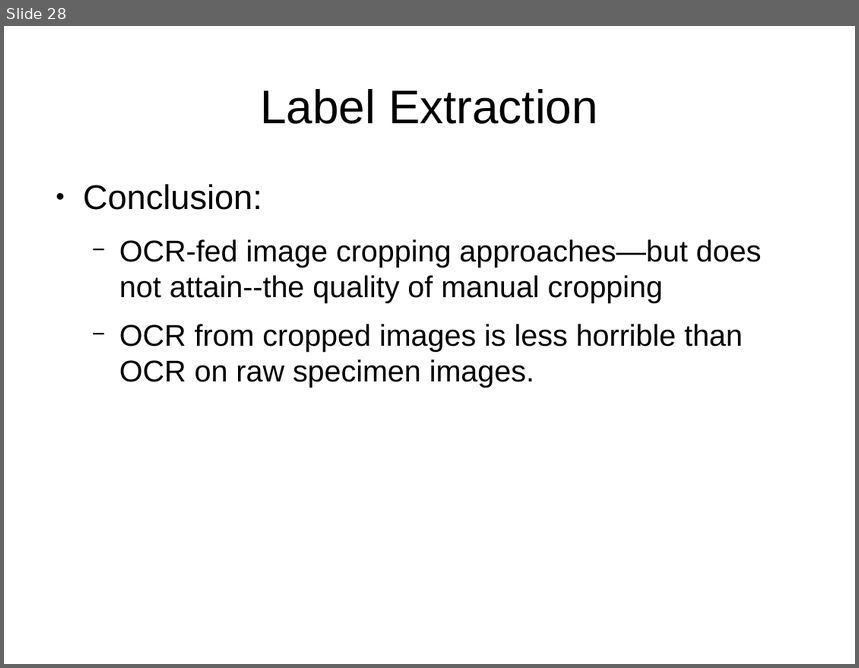
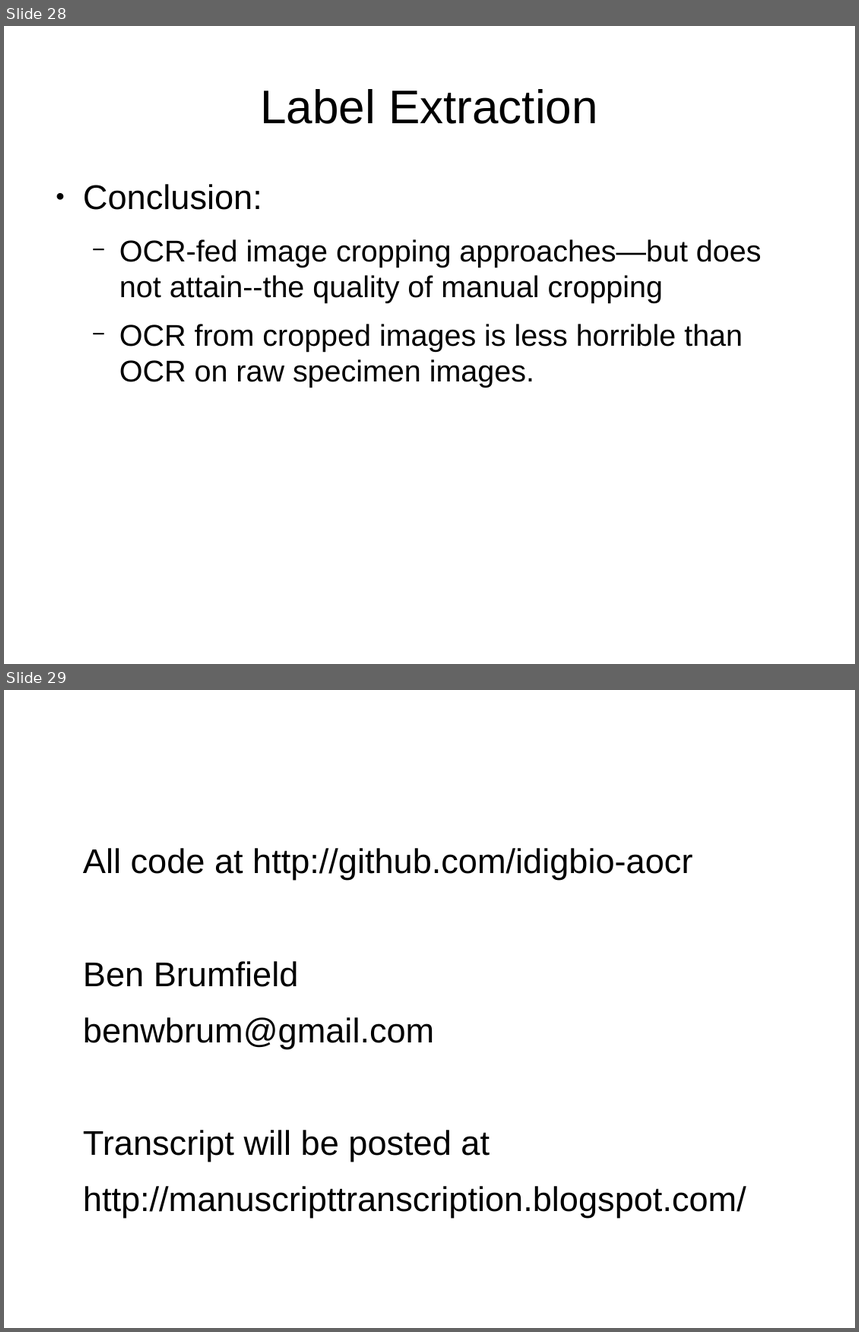
Before and after one commit to idigbio-aocr/LabelExtraction, a slide deck: HackathonPresentation.odp. Shown one above the other, each under a label of ours: slide 28 before the commit, slides 28 and 29 after it. The pictures are 859x668 and 859x1332 pixels, drawn with LibreOffice and Linux fonts; fonts in the diff are those of the drawing. Boxes give left, top, right and bottom in pixels: in the first picture for what was removed or moved away, otherwise in the second. Text is boxed around its words. In the diff, an @@ line names an element or a change of style, - is before the commit and + after.

Commit message:
Added contact and download info

```diff
--- a/HackathonPresentation.odp
+++ b/HackathonPresentation.odp
@@ slide 29 added at (4,690,855,1328), background #FFFFFF @@
@@ text added at (83,848,747,1218), 32 pt, text #000000 @@
+All code at http://github.com/idigbio-aocr
+Ben Brumfield
+benwbrum@gmail.com
+Transcript will be posted at
+http://manuscripttranscription.blogspot.com/
```
